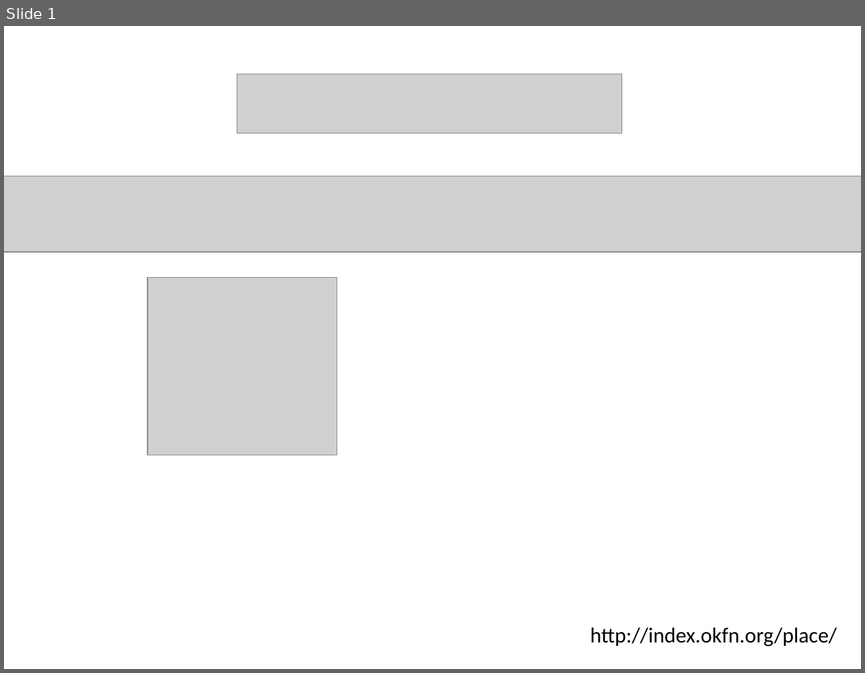
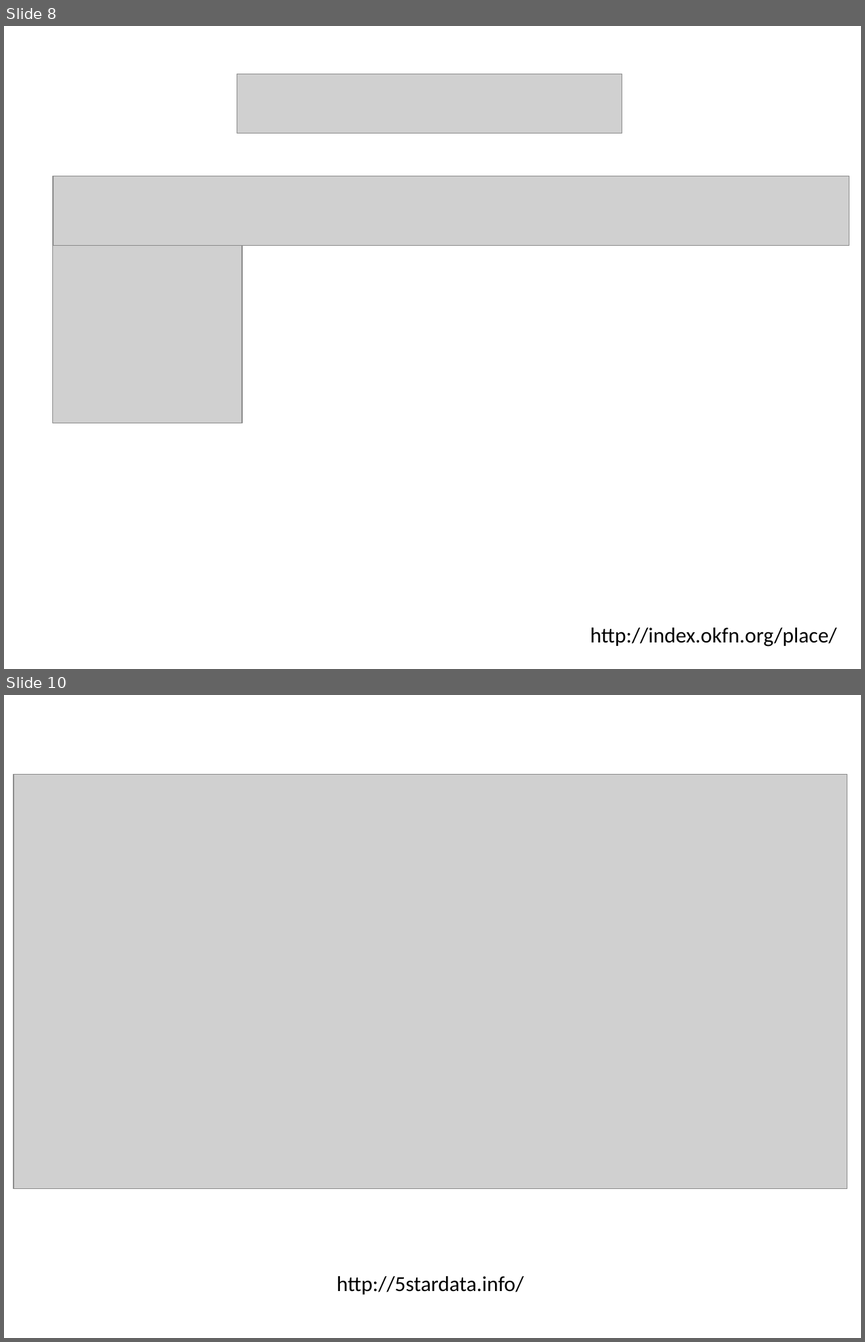
Before and after one commit to DataCurationWorkshop/HongKongCurationWorkshop, a slide deck: Day_1/Plenary/Day_1_Plenary_OpenData.pptx. Shown one above the other, each under a label of ours: slide 1 before the commit, slides 8 and 10 after it; the slides between them are not shown. The pictures are 865x673 and 865x1342 pixels, drawn with LibreOffice and Linux fonts; fonts in the diff are those of the drawing; grey boxes stand for pictures. Boxes give left, top, right and bottom in pixels: in the first picture for what was removed or moved away, otherwise in the second. Text is boxed around its words. In the diff, an @@ line names an element or a change of style, - is before the commit and + after.

Commit message:
push edits to day lectures

```diff
--- a/Day_1/Plenary/Day_1_Plenary_OpenData.pptx
+++ b/Day_1/Plenary/Day_1_Plenary_OpenData.pptx
@@ slide 10 added at box(4, 695, 861, 1338), background #FFFFFF @@
@@ picture added at box(14, 775, 847, 1189) @@
@@ text added at box(337, 1276, 524, 1294), 18 pt, text #000000 @@
+http://5stardata.info/
@@ what was slide 1 is now slide 8 @@
@@ slide 8 changed as well @@
@@ picture: place and size @@
-picture at box(4, 176, 861, 252)
+picture at box(53, 176, 849, 246)
@@ picture: place and size @@
-picture at box(148, 277, 337, 454)
+picture at box(53, 246, 242, 422)
```
Also in this commit, not shown: 8 other slides added, 1 slide removed, 2 other files.
